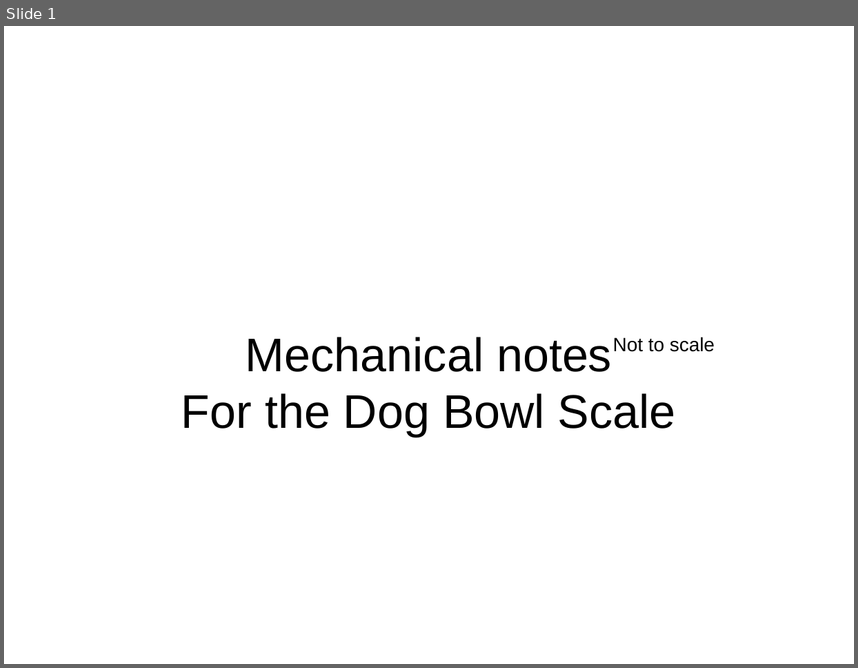
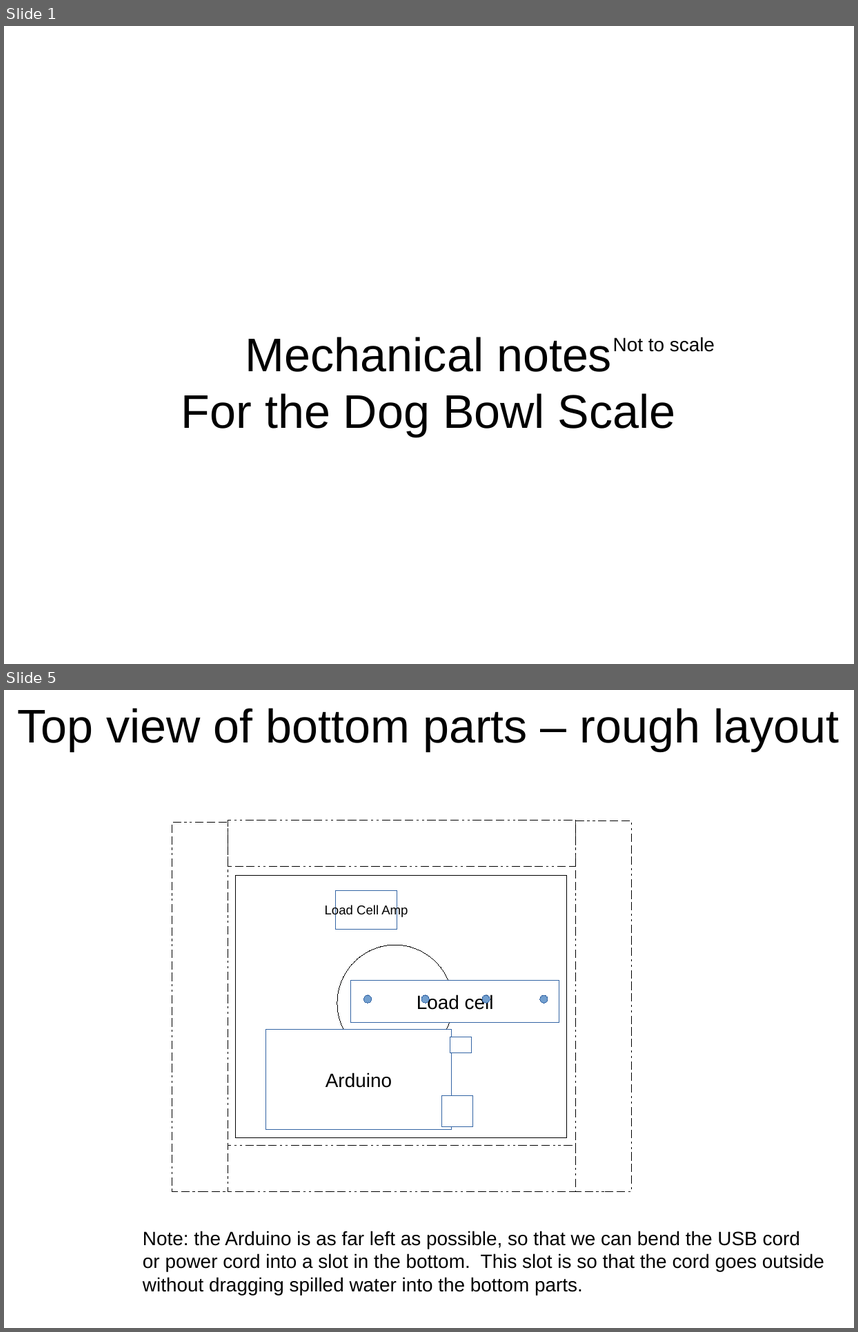
Before and after one commit to bneedhamia/CurieBLEBowlScale, a slide deck: MechanicalNotes.odp. Shown one above the other, each under a label of ours: slide 1 before the commit, slides 1 and 5 after it; the slides between them are not shown. The pictures are 858x668 and 858x1332 pixels, drawn with LibreOffice and Linux fonts; fonts in the diff are those of the drawing. Boxes give left, top, right and bottom in pixels: in the first picture for what was removed or moved away, otherwise in the second. Text is boxed around its words. In the diff, an @@ line names an element or a change of style, - is before the commit and + after.

```diff
--- a/MechanicalNotes.odp
+++ b/MechanicalNotes.odp
@@ slide 5 added at [4, 690, 854, 1328], background #FFFFFF @@
@@ title added at [17, 708, 839, 751], 44 pt, text #000000 @@
+Top view of bottom parts – rough layout
@@ rectangle added at [172, 822, 228, 1192], fill #FFFFFF, outline #000000 0 pt @@
@@ rectangle added at [228, 820, 577, 867], fill #FFFFFF, outline #000000 0 pt @@
@@ rectangle added at [577, 821, 632, 1192], fill #FFFFFF, outline #000000 0 pt @@
@@ rectangle added at [235, 875, 567, 1137], fill #FFFFFF, outline #000000 0 pt @@
@@ rectangle added at [336, 891, 397, 929], fill #FFFFFF, outline #3465A4 0 pt, 12 pt, text #000000 @@
+Load Cell Amp
@@ ellipse added at [337, 945, 453, 1061], fill #FFFFFF, outline #000000 0 pt @@
@@ rectangle added at [351, 980, 559, 1023], fill #FFFFFF, outline #3465A4 0 pt, 18 pt, text #000000 @@
+Load cell
@@ ellipse added at [364, 995, 372, 1003], fill #729FCF, outline #3465A4 0 pt @@
@@ ellipse added at [422, 995, 430, 1003], fill #729FCF, outline #3465A4 0 pt @@
@@ ellipse added at [482, 995, 490, 1003], fill #729FCF, outline #3465A4 0 pt @@
@@ ellipse added at [540, 996, 548, 1003], fill #729FCF, outline #3465A4 0 pt @@
@@ rectangle added at [266, 1029, 451, 1130], fill #FFFFFF, outline #3465A4 0 pt, 18 pt, text #000000 @@
+Arduino
@@ rectangle added at [450, 1037, 471, 1052], fill #FFFFFF, outline #3465A4 0 pt @@
@@ rectangle added at [442, 1096, 473, 1127], fill #FFFFFF, outline #3465A4 0 pt @@
@@ rectangle added at [228, 1145, 577, 1192], fill #FFFFFF, outline #000000 0 pt @@
@@ text added at [143, 1230, 824, 1294], 18 pt, text #000000 @@
+Note: the Arduino is as far left as possible, so that we can bend the USB cord
+or power cord into a slot in the bottom. This slot is so that the cord goes outside
+without dragging spilled water into the bottom parts.
```
Also in this commit, not shown: 2 slides changed, 1 other slide added, 1 slide removed, 3 other files.
